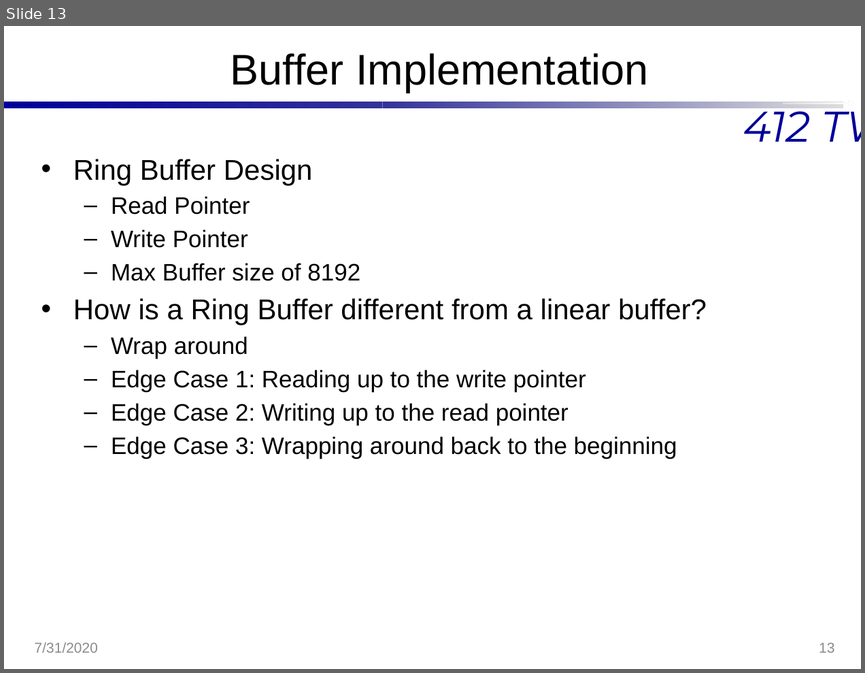
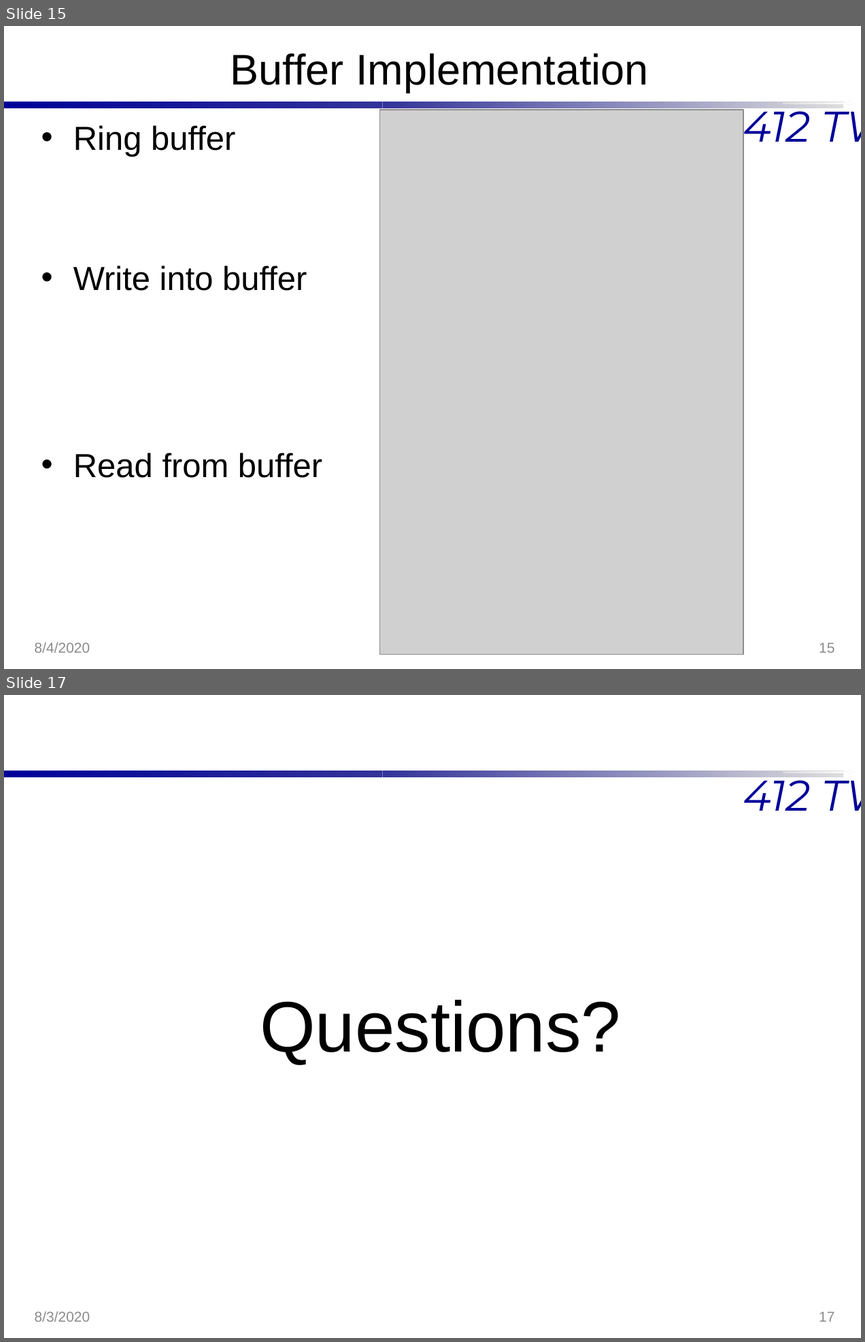
Before and after one commit to Hannsel101/PCIP_Intern_Proj_1, a slide deck: BestXYZ_Presentation.pptx. Shown one above the other, each under a label of ours: slide 13 before the commit, slides 15 and 17 after it; the slides between them are not shown. The pictures are 865x673 and 865x1342 pixels, drawn with LibreOffice and Linux fonts; fonts in the diff are those of the drawing; grey boxes stand for pictures; background and template pictures are left out. Boxes give left, top, right and bottom in pixels: in the first picture for what was removed or moved away, otherwise in the second. Text is boxed around its words. In the diff, an @@ line names an element or a change of style, - is before the commit and + after.

```diff
--- a/BestXYZ_Presentation.pptx
+++ b/BestXYZ_Presentation.pptx
@@ slide 17 added at bbox=[4, 695, 861, 1338], background #FFFFFF; not listed: 4 template elements that a slide beside it also shows @@
@@ text added at bbox=[260, 1000, 621, 1064], 60 pt, text #000000 @@
+Questions?
@@ text added at bbox=[35, 1311, 90, 1321], 12 pt, text #8C8C8C @@
+8/3/2020
@@ page number added at bbox=[819, 1311, 834, 1321], 12 pt, text #8C8C8C @@
+17
@@ what was slide 13 is now slide 15 @@
@@ slide 15 changed as well @@
@@ text at bbox=[73, 125, 322, 478]: text changed; size 20 to 28 pt @@
-• Ring Buffer Design
-  – Read Pointer
-  – Write Pointer
-  – Max Buffer size of 8192
-• How is a Ring Buffer different from a linear buffer?
-  – Wrap around
-  – Edge Case 1: Reading up to the write pointer
-  – Edge Case 2: Writing up to the read pointer
-  – Edge Case 3: Wrapping around back to the beginning
+• Ring buffer
+• Write into buffer
+• Read from buffer
@@ picture added at bbox=[379, 110, 743, 654] @@
@@ text at bbox=[35, 642, 90, 652]: text changed @@
-7/31/2020
+8/4/2020
@@ page number at bbox=[819, 642, 834, 652]: text changed @@
-13
+15
```
Also in this commit, not shown: 12 other slides changed, 3 other slides added, 6 other files.
